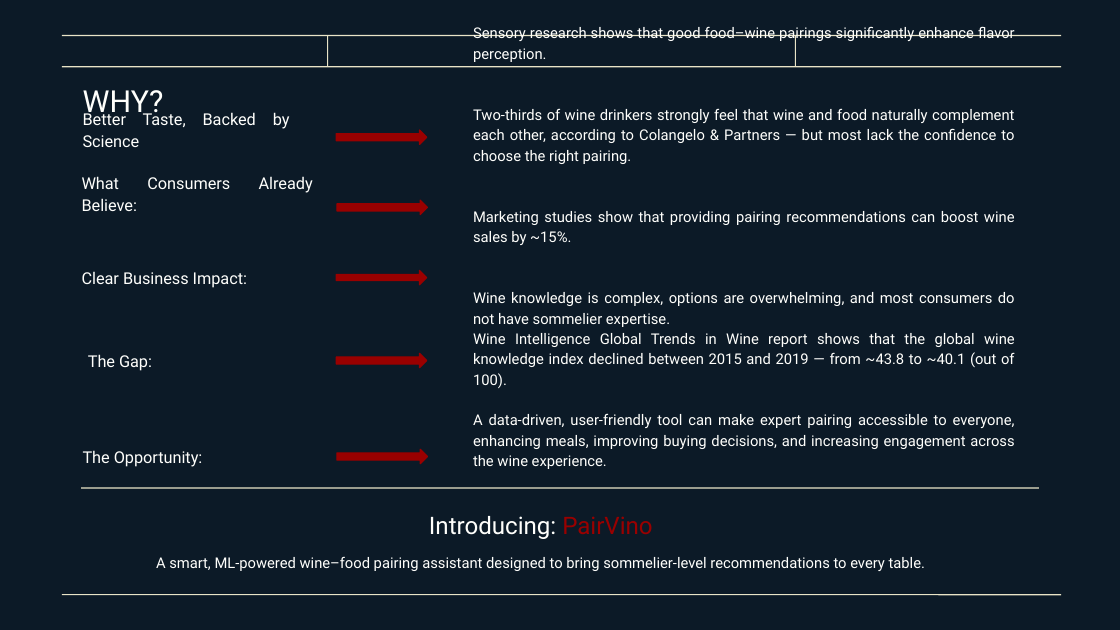
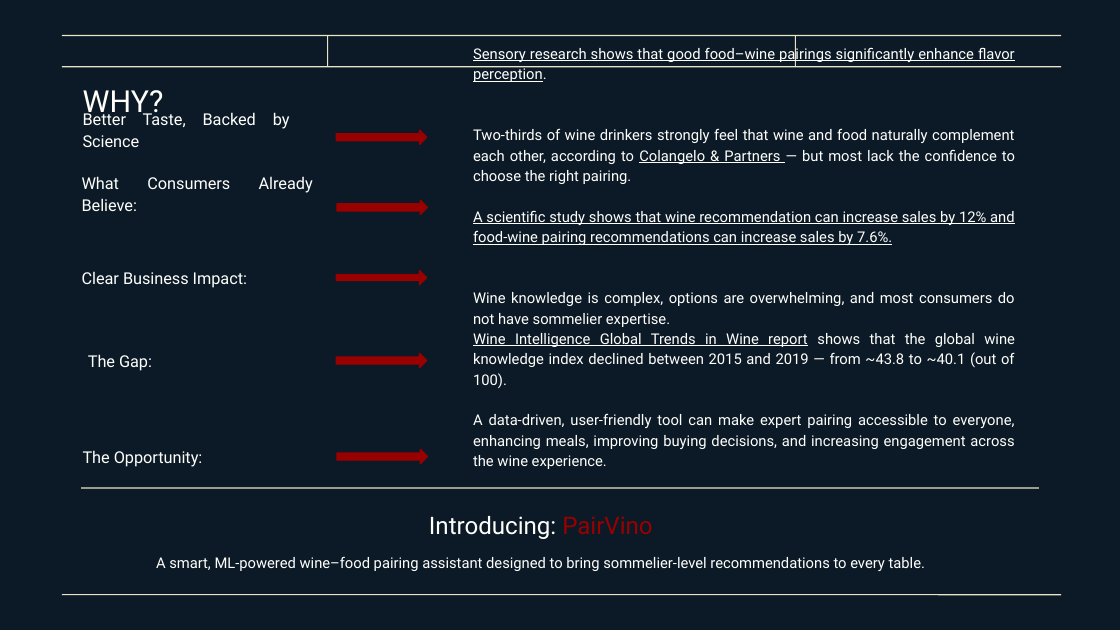
Before and after one commit to juliaalcribeiro/final_project, a slide deck: slide 2 of PairVino.pptx. Drawn at 1120x630 pixels with LibreOffice and Linux fonts; fonts in the diff are those of the drawing. Boxes give left, top, right and bottom in pixels: in the first picture for what was removed or moved away, otherwise in the second. Text is boxed around its words. In the diff, an @@ line names an element or a change of style, - is before the commit and + after.

Commit message:
final

```diff
--- a/PairVino.pptx
+++ b/PairVino.pptx
@@ title at [473, 128, 1015, 388]: underline on in "Sensory research shows that good food–wine pairings ...", "Colangelo & Partners", "Wine Intelligence Global Trends in Wine report" @@
@@ title at [473, 210, 1014, 245]: text changed @@
-Marketing studies show that providing pairing recommendations can boost wine sales by ~15%.
+A scientific study shows that wine recommendation can increase sales by 12% and food-wine pairing recommendations can increase sales by 7.6%.
```
